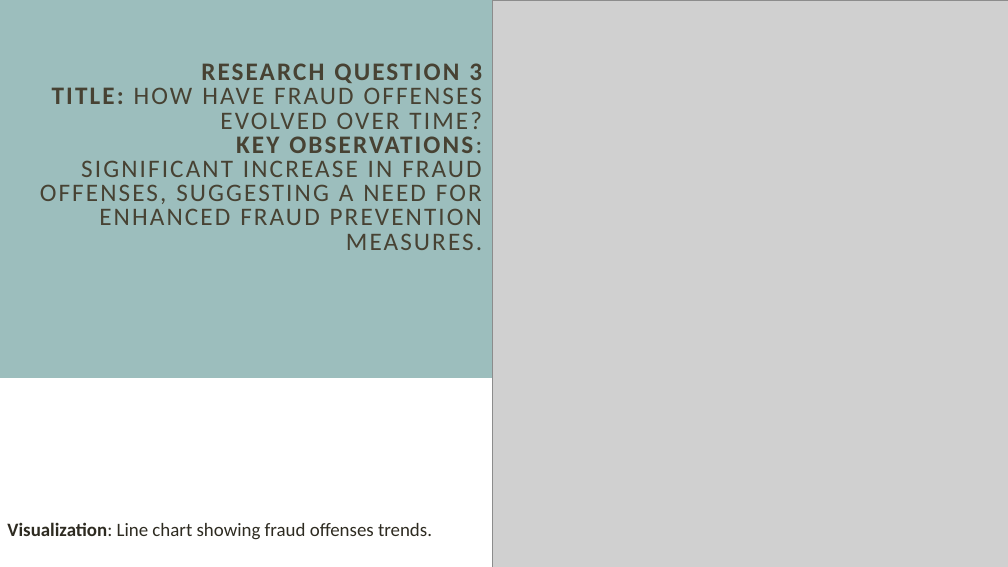
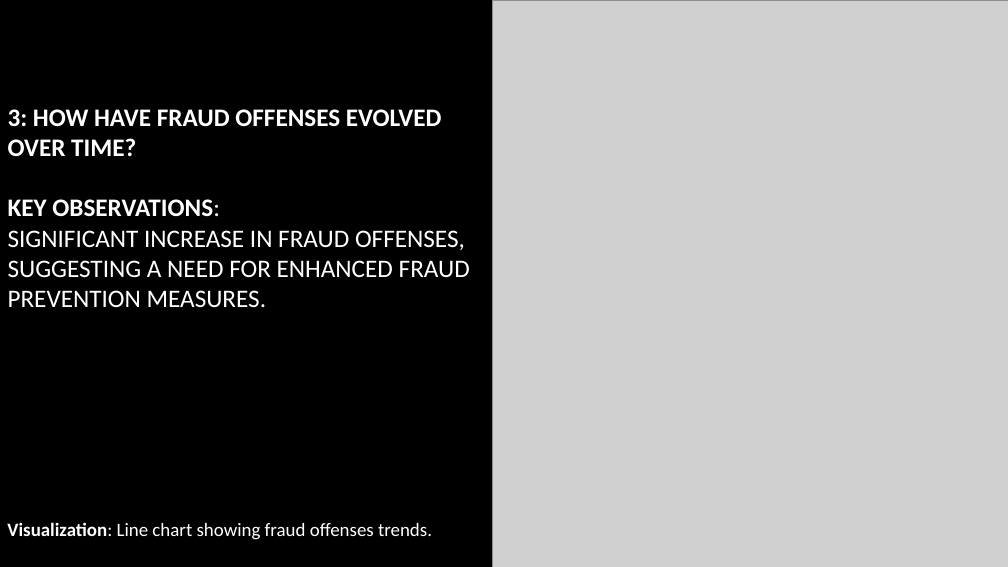
Before and after one commit to EngrIBGIT/Advanced-Data-Analytics---Portfolio-Project-for-DataPulse, a slide deck: slide 15 of presentation/Analysis_of_Police_Recorded_Data_Ibrahim_.pptx (slide 11 before the commit). Drawn at 1008x567 pixels with LibreOffice and Linux fonts; fonts in the diff are those of the drawing; grey boxes stand for pictures; background and template pictures are left out. Boxes give left, top, right and bottom in pixels: in the first picture for what was removed or moved away, otherwise in the second. Text is boxed around its words. In the diff, an @@ line names an element or a change of style, - is before the commit and + after.

```diff
--- a/presentation/Analysis_of_Police_Recorded_Data_Ibrahim_.pptx
+++ b/presentation/Analysis_of_Police_Recorded_Data_Ibrahim_.pptx
@@ background #FFFFFF to picture (left out) @@
@@ title "3: HOW HAVE FRAUD OFFENSES ..." at [8,109,470,308]: vertical alignment middle to bottom @@
@@ rectangle removed at [0,0,1008,378] @@
@@ title at [8,109,470,308]: text changed; text colour #474233 to #FFFFFF @@
-RESEARCH QUESTION 3
-TITLE: HOW HAVE FRAUD OFFENSES EVOLVED OVER TIME?
-KEY OBSERVATIONS:
-SIGNIFICANT INCREASE IN FRAUD OFFENSES, SUGGESTING A NEED FOR ENHANCED FRAUD PREVENTION MEASURES.
+3: HOW HAVE FRAUD OFFENSES EVOLVED OVER TIME?
+KEY OBSERVATIONS:
+SIGNIFICANT INCREASE IN FRAUD OFFENSES, SUGGESTING A NEED FOR ENHANCED FRAUD PREVENTION MEASURES.
@@ text "Visualization: Line chart showing fraud ..." at [7,522,432,540]: text colour #2E2B21 to #FFFFFF @@
```
Also in this commit, not shown: 18 other slides changed, 9 slides added, 4 slides removed.
